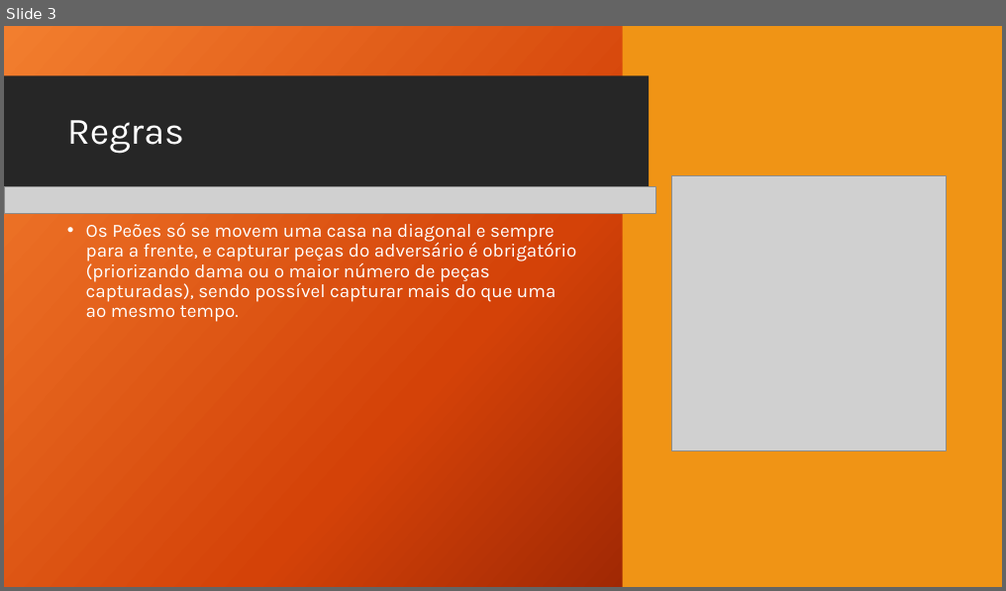
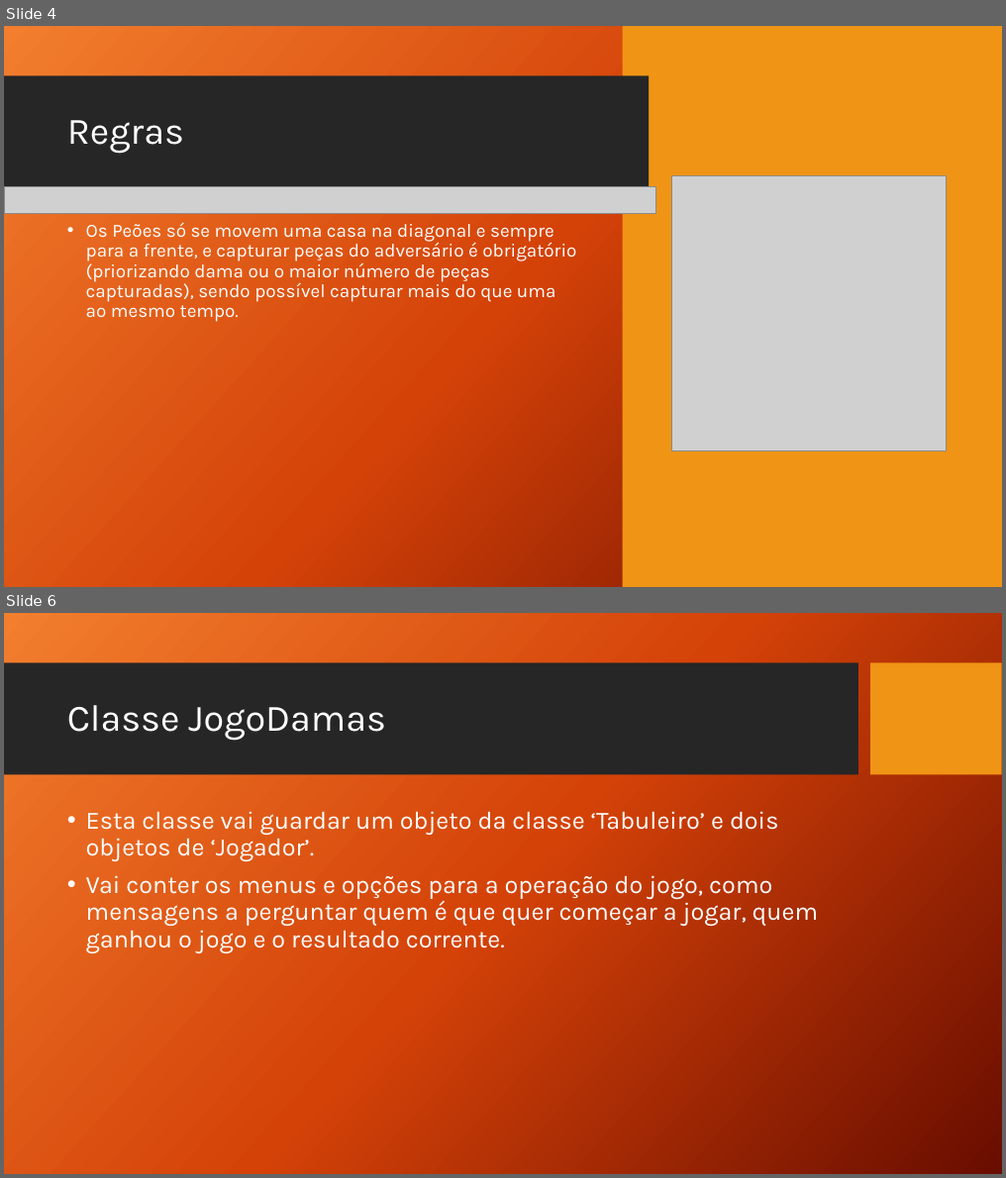
Before and after one commit to wolfmanPires/LDP, a slide deck: Damas.pptx. Shown one above the other, each under a label of ours: slide 3 before the commit, slides 4 and 6 after it; the slides between them are not shown. The pictures are 1006x591 and 1006x1178 pixels, drawn with LibreOffice and Linux fonts; fonts in the diff are those of the drawing; grey boxes stand for pictures; background and template pictures are left out. Boxes give left, top, right and bottom in pixels: in the first picture for what was removed or moved away, otherwise in the second. Text is boxed around its words. In the diff, an @@ line names an element or a change of style, - is before the commit and + after.

```diff
--- a/Damas.pptx
+++ b/Damas.pptx
@@ slide 6 added at box(4, 613, 1002, 1174), background picture (left out); not listed: 2 template elements that a slide beside it also shows @@
@@ title added at box(67, 705, 386, 740), 36 pt, text #FFFFFF @@
+Classe JogoDamas
@@ text added at box(86, 811, 818, 954), 24 pt, text #FFFFFF @@
+• Esta classe vai guardar um objeto da classe ‘Tabuleiro’ e dois objetos de ‘Jogador’.
+• Vai conter os menus e opções para a operação do jogo, como mensagens a perguntar quem é que quer começar a jogar, quem ganhou o jogo e o resultado corrente.
@@ what was slide 3 is now slide 4 @@
```
Also in this commit, not shown: 4 slides changed, 2 other slides added.
